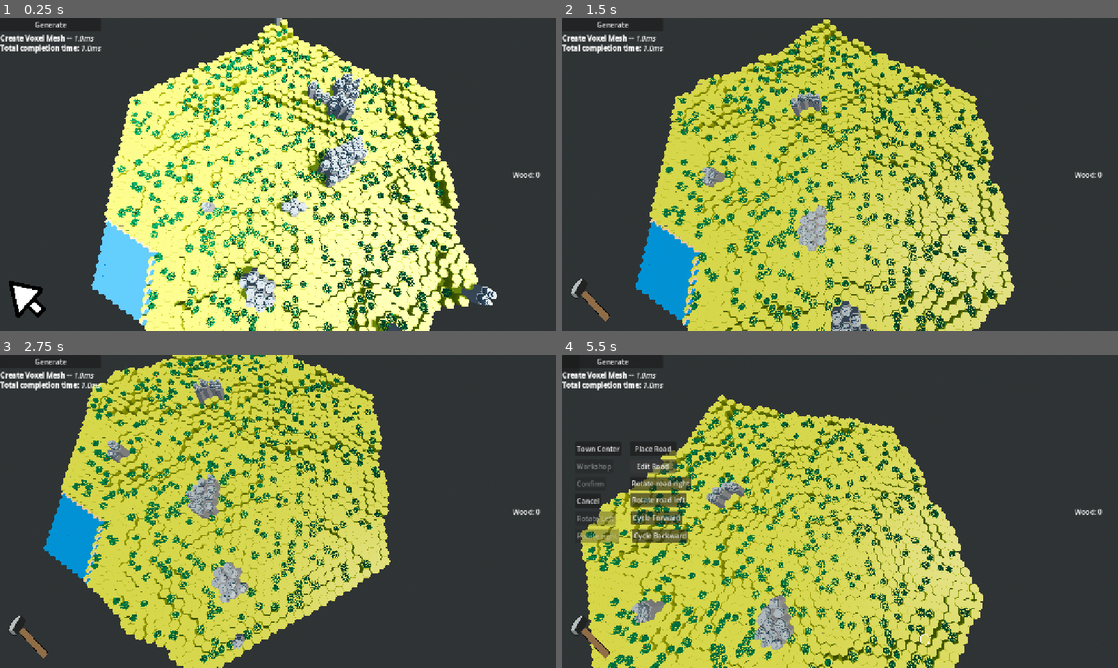
Above: before the commit, frames 1-4 (two rows, left to right).
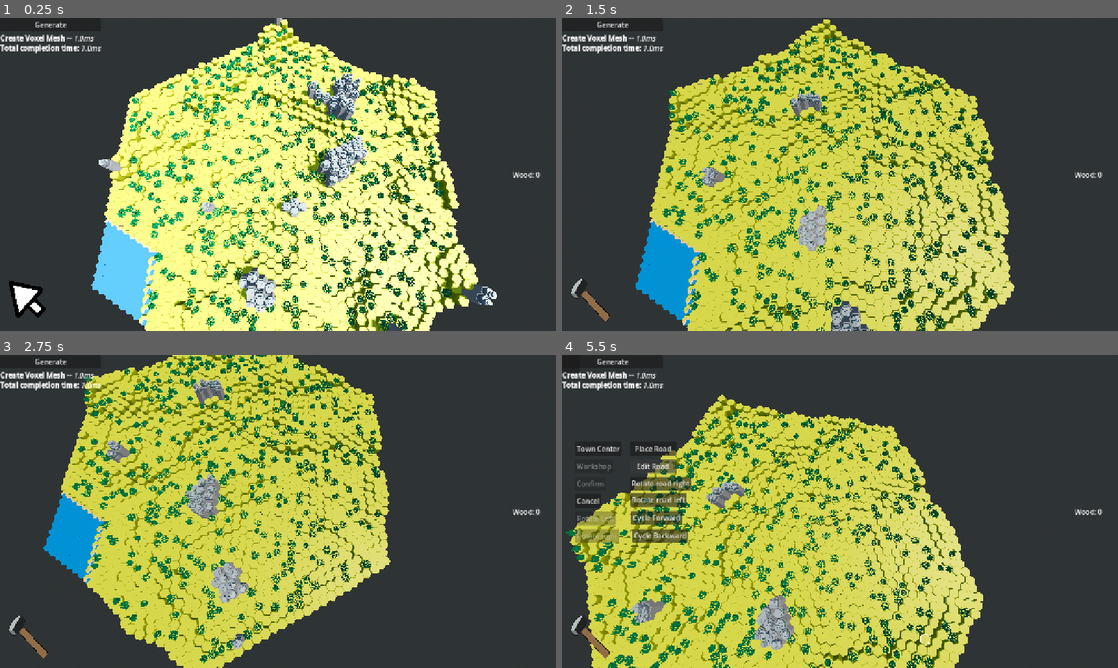
Above: after the commit, the same moments.

Repository: forzinkahd/HexaKingdomGameRepo
Game: Godot game, scene res://Scenes/GameScene.tscn
The game is run twice, just before and just after one commit, with the same random seed, the same clock (stepped at 60 frames per second) and the same inputs.
Inputs (mouse positions are in pixels of both pictures, inside the frame that each line leads up to):
- Up to frame 1 (0.25 s): no input
- Up to frame 2 (1.5 s): click "Generate" at 0.5 s; tap Enter at 1.25 s; move the mouse to (962, 158) at 1.27 s; hold D (MoveRight) from 1.28 s (still down); tap 2 (Build) at 1.35 s; click (962, 158) at 1.42 s
- Up to frame 3 (2.75 s): move the mouse to (166, 527) at 2.02 s; release D (MoveRight) at 2.03 s; hold S (MoveBackwards) from 2.03 s (still down); tap Q (RotateCameraLeft) at 2.1 s
- Up to frame 4 (5.5 s): move the mouse to (895, 442) at 2.77 s; release S (MoveBackwards) at 2.78 s; hold D (MoveRight) 2.78-3.53 s; hold E (RotateCameraRight) 2.78-3.53 s; move the mouse to (812, 574) at 3.52 s; hold W (MoveForward) 3.53-4.28 s; tap 1 (Select) at 3.6 s; click (812, 574) at 3.67 s; move the mouse to (1006, 558) at 4.27 s; hold A (MoveLeft) from 4.28 s (still down); tap 2 (Build) at 4.35 s; move the mouse to (673, 464) at 5.02 s; tap Q (RotateCameraLeft) at 5.1 s

The runs differ from the first frame. In frame 1, 5.1% of the frame differs, in the area x 17-83%, y 7-100%; in frame 2, 4.0%; in frame 3, 3.2%; in frame 4, 3.9%.

Commit message:
Update generation_settings.gd

Diff:
--- a/scripts/WorldGen/generation_settings.gd
+++ b/scripts/WorldGen/generation_settings.gd
@@ -55,7 +55,7 @@
 var forced_ocean_edge_width: int = 0
 
 @export_range(2, 16, 1)
-var coastal_plain_width: int = 4
+var coastal_plain_width: int = 0
 
 enum OceanCorner {
 	EAST,
